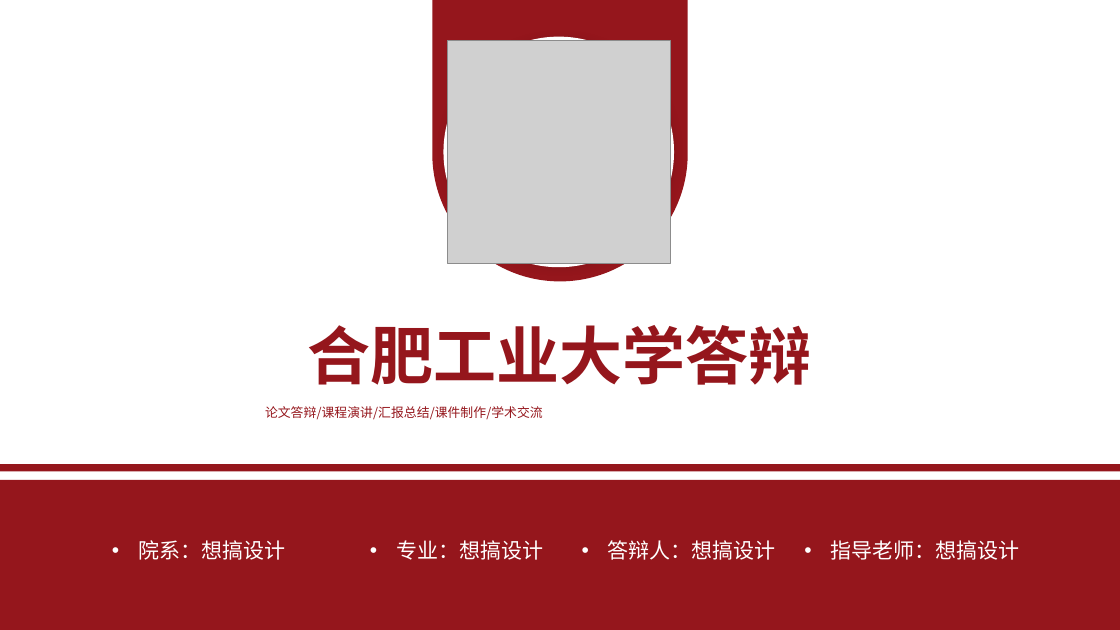
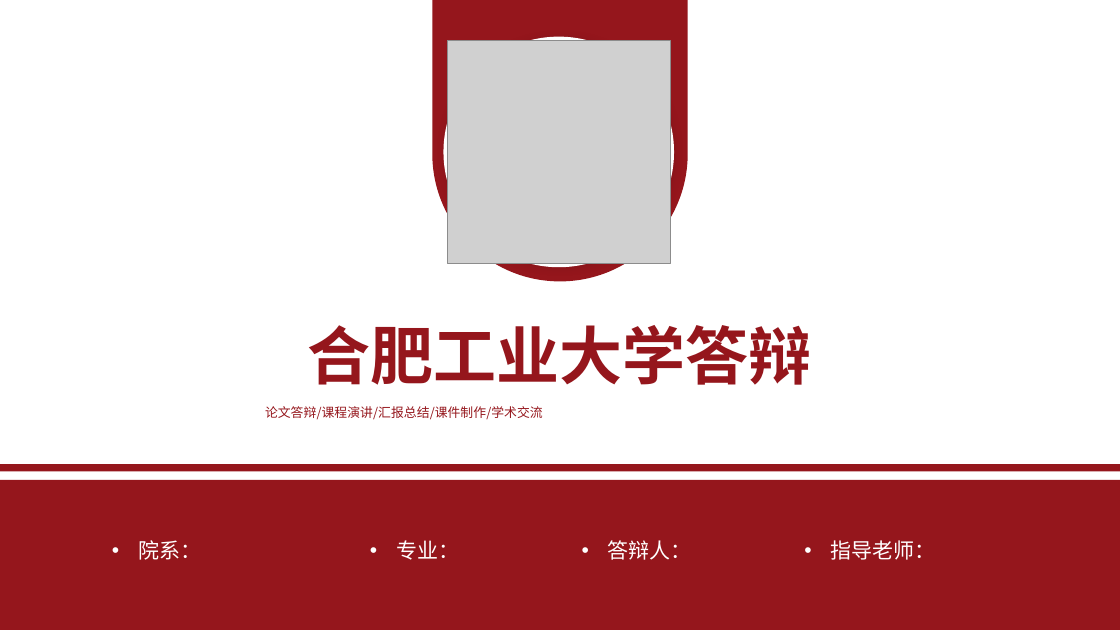
Before and after one commit to linmohan00-rgb/hfut-xuancheng-ppt-maker-skill, a slide deck: slide 1 of assets/templates/academic-clean.pptx. Drawn at 1120x630 pixels with LibreOffice and Linux fonts; fonts in the diff are those of the drawing; grey boxes stand for pictures. Boxes give left, top, right and bottom in pixels: in the first picture for what was removed or moved away, otherwise in the second. Text is boxed around its words. In the diff, an @@ line names an element or a change of style, - is before the commit and + after.

```diff
--- a/assets/templates/academic-clean.pptx
+++ b/assets/templates/academic-clean.pptx
@@ text at <box>138,540,201,560</box>: text changed @@
-• 院系：想搞设计
+• 院系：
@@ text at <box>396,540,459,560</box>: text changed @@
-• 专业：想搞设计
+• 专业：
@@ text at <box>608,540,692,560</box>: text changed @@
-• 答辩人：想搞设计
+• 答辩人：
@@ text at <box>831,540,936,560</box>: text changed @@
-• 指导老师：想搞设计
+• 指导老师：
```
Also in this commit, not shown: 1 other slide changed, 21 other files.
